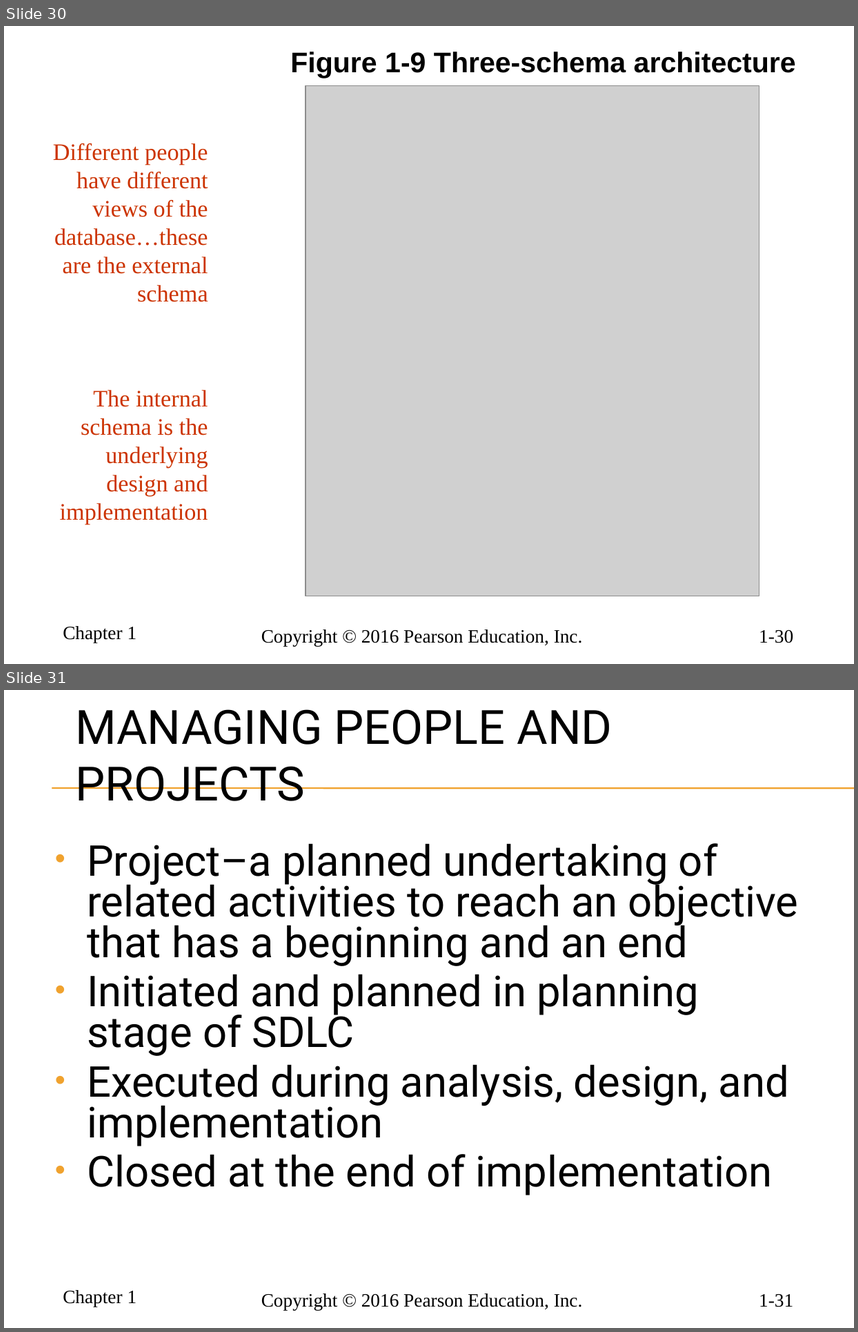
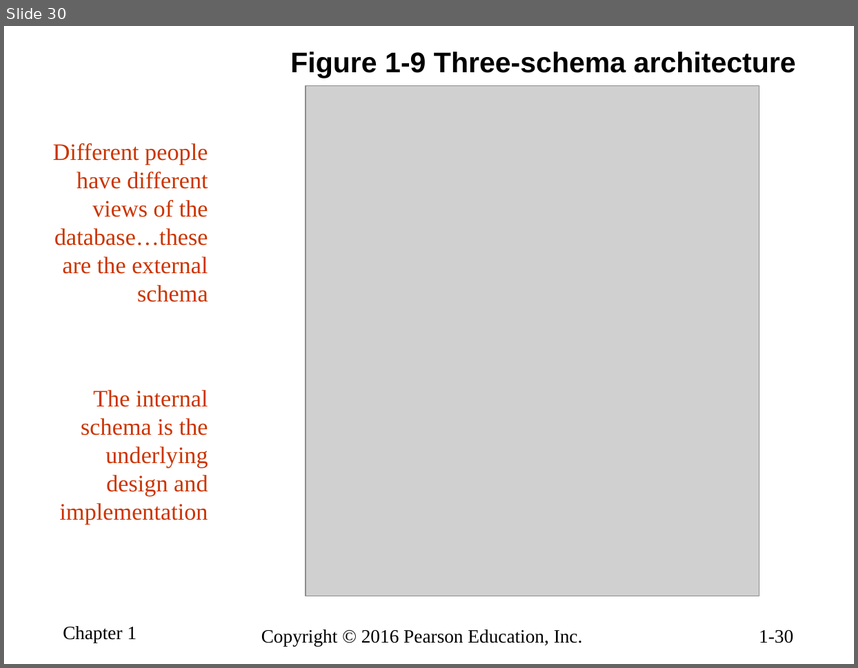
Before and after one commit to ccrngd1/SCTD-DWD271-IntroDB, a slide deck: hoffer_mdm12e_pp_ch01.pptx. Shown one above the other, each under a label of ours: slides 30 and 31 before the commit, slide 30 after it. The pictures are 858x1332 and 858x668 pixels, drawn with LibreOffice and Linux fonts; fonts in the diff are those of the drawing; grey boxes stand for pictures; background and template pictures are left out. Boxes give left, top, right and bottom in pixels: in the first picture for what was removed or moved away, otherwise in the second. Text is boxed around its words. In the diff, an @@ line names an element or a change of style, - is before the commit and + after.

Commit message:
augment slides and begin filling out speaking script

```diff
--- a/hoffer_mdm12e_pp_ch01.pptx
+++ b/hoffer_mdm12e_pp_ch01.pptx
@@ slide 31 removed at box(4, 690, 854, 1328), background picture (left out); not listed: 3 template elements that a slide beside it also shows @@
@@ title removed at box(75, 709, 612, 801) @@
-MANAGING PEOPLE AND PROJECTS
@@ line removed from (52, 788) to (854, 788) @@
@@ line removed from (52, 789) to (854, 789) @@
@@ text removed at box(87, 843, 798, 1195) @@
-• Project–a planned undertaking of related activities to reach an objective that has a beginning and an end
-• Initiated and planned in planning stage of SDLC
-• Executed during analysis, design, and implementation
-• Closed at the end of implementation
```
Also in this commit, not shown: 3 slides changed, 5 slides added, 1 other slide removed.
